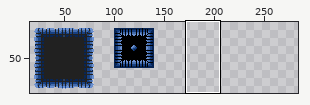
File history of a sprite sheet, Gmtk-2021-bloquinho/Assets/Sprites/Tilesets/Terrain (20x20).png. The picture above shows the old version from afar; the outline marks the close-up.
Close-up. The starting point:
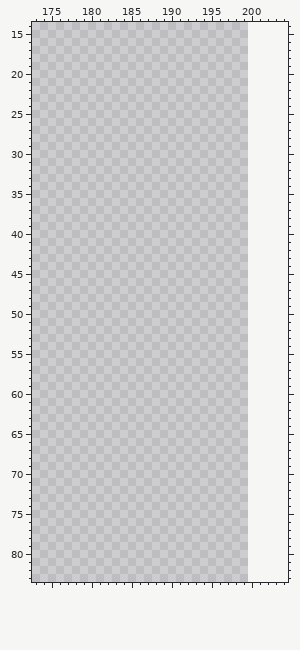
The file is 200x100 pixels. Shown: x 173..204, y 14..83. The old version is drawn lined up with the new one, on the new canvas. The wide view leaves out empty margins. The commit also changed other parts of the picture, which this record leaves out.
Once edited:
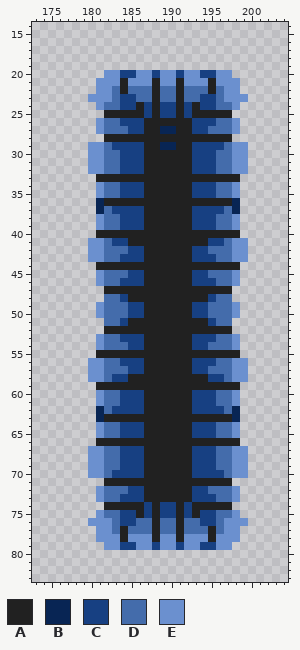
Palette (. is transparent): A #212121  B #082554  C #174082  D #446cab  E #6b90cf
Difference:
canvas 200x100 -> 300x100
y 20: x 182..197 ................ -> EECCEECEECEECCEE
y 21: x 181..198 .................. -> EEEAEEEAEEAEEEAEEE
y 22: x 181..198 .................. -> EEDADDDADDADDDADEE
y 23: x 180..199 .................... -> EEEDCCDDADDADDCCDEEE
y 24: x 181..198 .................. -> EDDCCACACCACACCDDE
y 25: x 182..197 ................ -> AAAAACACCACAAAAA
y 26: x 181..198 .................. -> EDDCCCAAAAAACCCDDE
y 27: x 181..198 .................. -> EDDDCCAABBAACCDDDE
y 28: x 182..197 ................ -> AAAAAAAAAAAAAAAA
y 29: x 180..199 .................... -> EEDCCCCAABBAACCCCDEE
y 30..32: x 180..199 .................... -> EEDDCCCAAAAAACCCDDEE
y 33: x 181..198 .................. -> AAAAAAAAAAAAAAAAAA
y 34..35: x 181..198 .................. -> EDDCCCAAAAAACCCDDE
y 36: x 181..198 .................. -> BAAAAAAAAAAAAAAAAB
y 37: x 181..198 .................. -> BDCCCCAAAAAACCCCDB
y 38..39: x 181..198 .................. -> EDDCCCAAAAAACCCDDE
y 40: x 181..198 .................. -> AAAAAAAAAAAAAAAAAA
y 41: x 180..199 .................... -> EEDCCAAAAAAAAAACCDEE
y 42: x 180..199 .................... -> EEDDDCCAAAAAACCDDDEE
y 43: x 180..199 .................... -> EEDDCCCAAAAAACCCDDEE
y 44: x 181..198 .................. -> AAAAAAAAAAAAAAAAAA
y 45: x 181..198 .................. -> EDDDCCAAAAAACCDDDE
y 46: x 181..198 .................. -> EDDCCCAAAAAACCCDDE
y 47: x 182..197 ................ -> AAAAAAAAAAAAAAAA
y 48: x 182..197 ................ -> DDCAAAAAAAAAACDD
y 49..50: x 181..198 .................. -> EDDDCCAAAAAACCDDDE
y 51: x 182..197 ................ -> DDCAAAAAAAAAACDD
y 52: x 182..197 ................ -> AAAAAAAAAAAAAAAA
y 53: x 181..198 .................. -> EDDCCCAAAAAACCCDDE
y 54: x 181..198 .................. -> EDDDCCAAAAAACCDDDE
y 55: x 181..198 .................. -> AAAAAAAAAAAAAAAAAA
y 56: x 180..199 .................... -> EEDDCCCAAAAAACCCDDEE
y 57: x 180..199 .................... -> EEDDDCCAAAAAACCDDDEE
y 58: x 180..199 .................... -> EEDCCAAAAAAAAAACCDEE
y 59: x 181..198 .................. -> AAAAAAAAAAAAAAAAAA
y 60..61: x 181..198 .................. -> EDDCCCAAAAAACCCDDE
y 62: x 181..198 .................. -> BDCCCCAAAAAACCCCDB
y 63: x 181..198 .................. -> BAAAAAAAAAAAAAAAAB
y 64..65: x 181..198 .................. -> EDDCCCAAAAAACCCDDE
y 66: x 181..198 .................. -> AAAAAAAAAAAAAAAAAA
y 67..69: x 180..199 .................... -> EEDDCCCAAAAAACCCDDEE
y 70: x 180..199 .................... -> EEDCCCCAAAAAACCCCDEE
y 71: x 182..197 ................ -> AAAAAAAAAAAAAAAA
y 72: x 181..198 .................. -> EDDDCCAAAAAACCDDDE
y 73: x 181..198 .................. -> EDDCCCAAAAAACCCDDE
y 74: x 182..197 ................ -> AAAAACACCACAAAAA
y 75: x 181..198 .................. -> EDDCCACACCACACCDDE
y 76: x 180..199 .................... -> EEEDCCDDADDADDCCDEEE
y 77: x 181..198 .................. -> EEDADDDADDADDDADEE
y 78: x 181..198 .................. -> EEEAEEEAEEAEEEAEEE
y 79: x 182..197 ................ -> EECCEECEECEECCEE
Where, in picture pixels (left, top, right, bottom), the same in both close-ups:
added: (88, 70, 248, 550)
